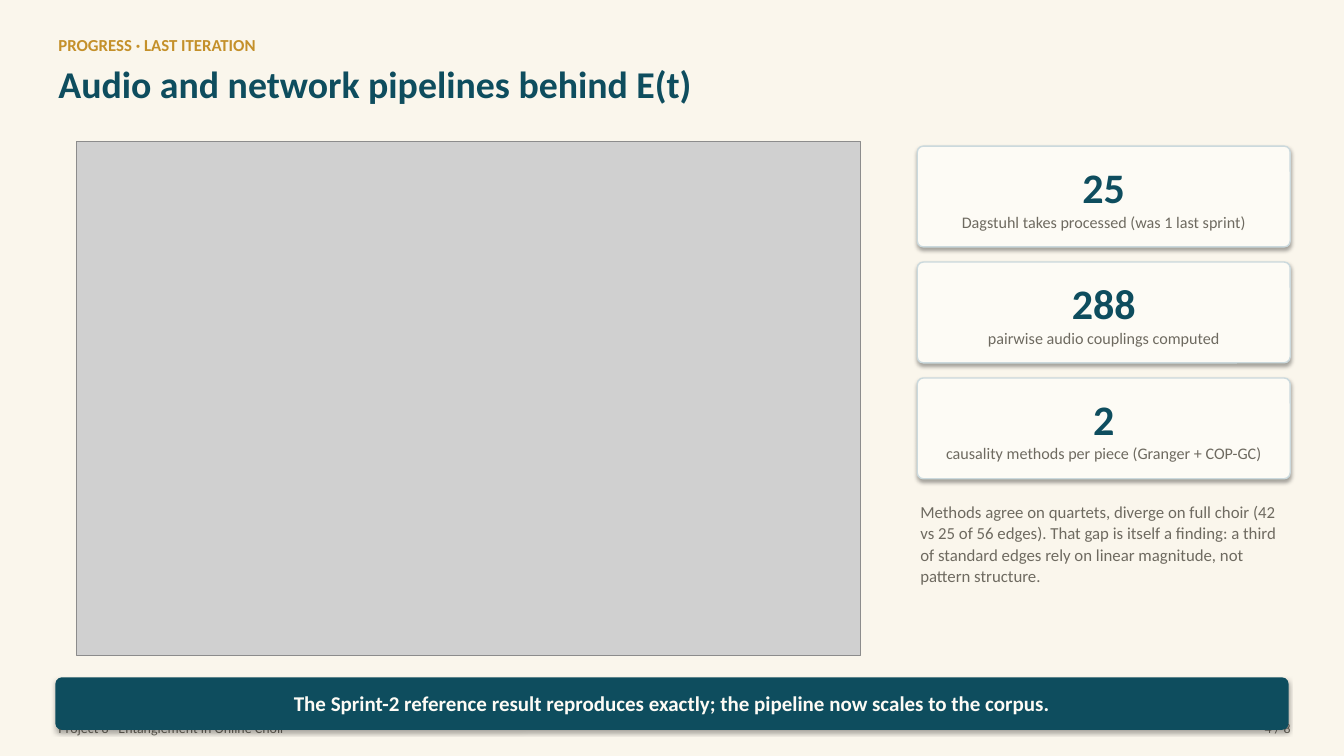
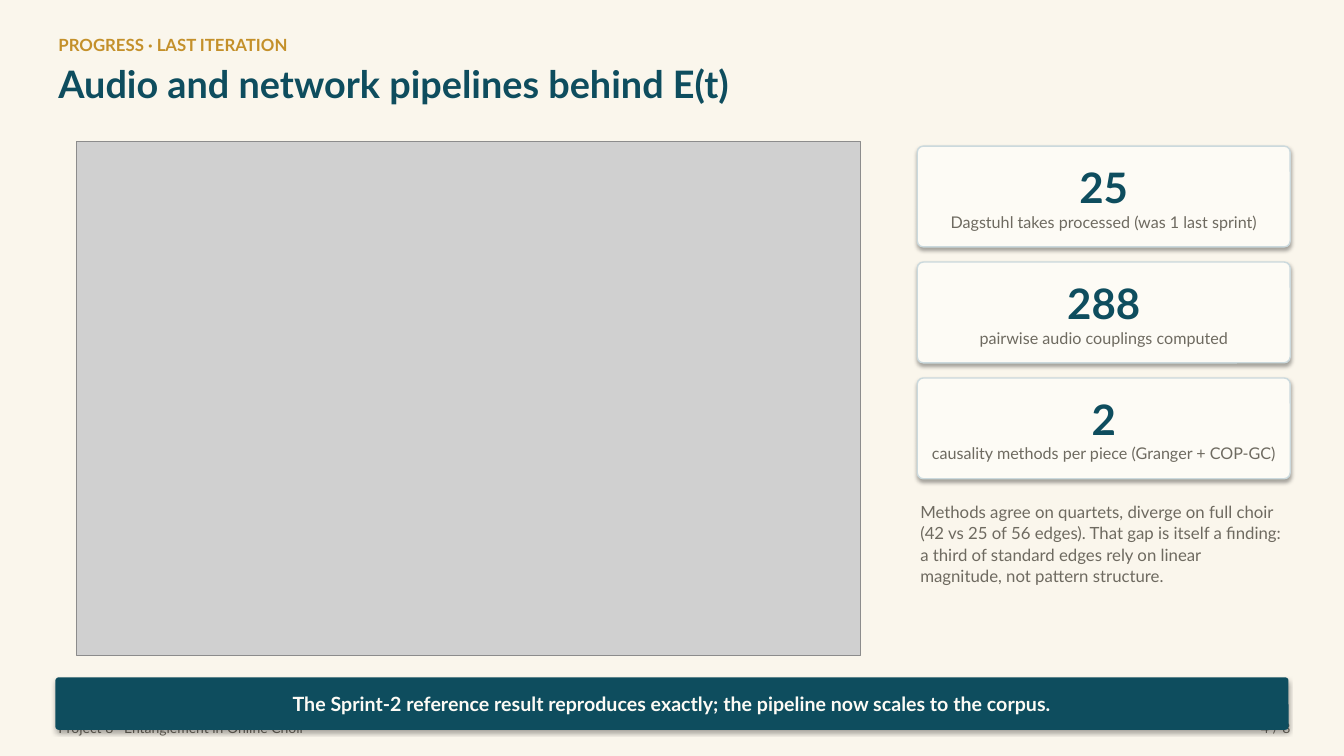
Before and after one commit to Zuraiz270/networked-choir-entanglement, a slide deck: slide 4 of output/jun11_status_meeting_iv.pptx. Drawn at 1344x756 pixels with LibreOffice and Linux fonts; fonts in the diff are those of the drawing; grey boxes stand for pictures. Boxes give left, top, right and bottom in pixels: in the first picture for what was removed or moved away, otherwise in the second. Text is boxed around its words. In the diff, an @@ line names an element or a change of style, - is before the commit and + after.

```diff
--- a/output/jun11_status_meeting_iv.pptx
+++ b/output/jun11_status_meeting_iv.pptx
@@ font Calibri to Lato in 8 elements at box(58, 38, 287, 51), box(58, 68, 729, 105), box(1261, 721, 1290, 737), box(58, 730, 304, 737), box(918, 146, 1291, 247), box(918, 262, 1291, 363), box(918, 378, 1291, 479), box(920, 505, 1281, 585) @@
@@ rounded rectangle "The Sprint-2 reference result reproduces ..." at box(55, 678, 1289, 730): size 15 to 14 pt, font Calibri to Lato; proportions changed @@
```
Also in this commit, not shown: 7 other slides changed, 1 other file.
